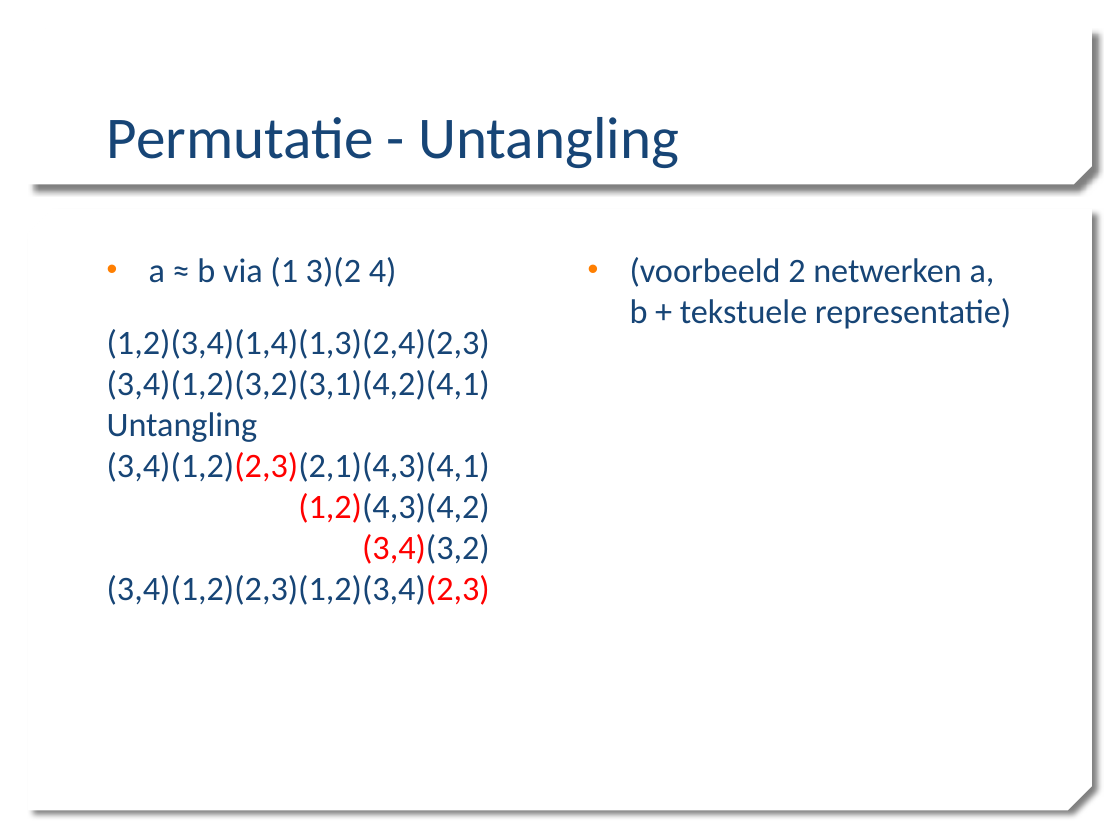
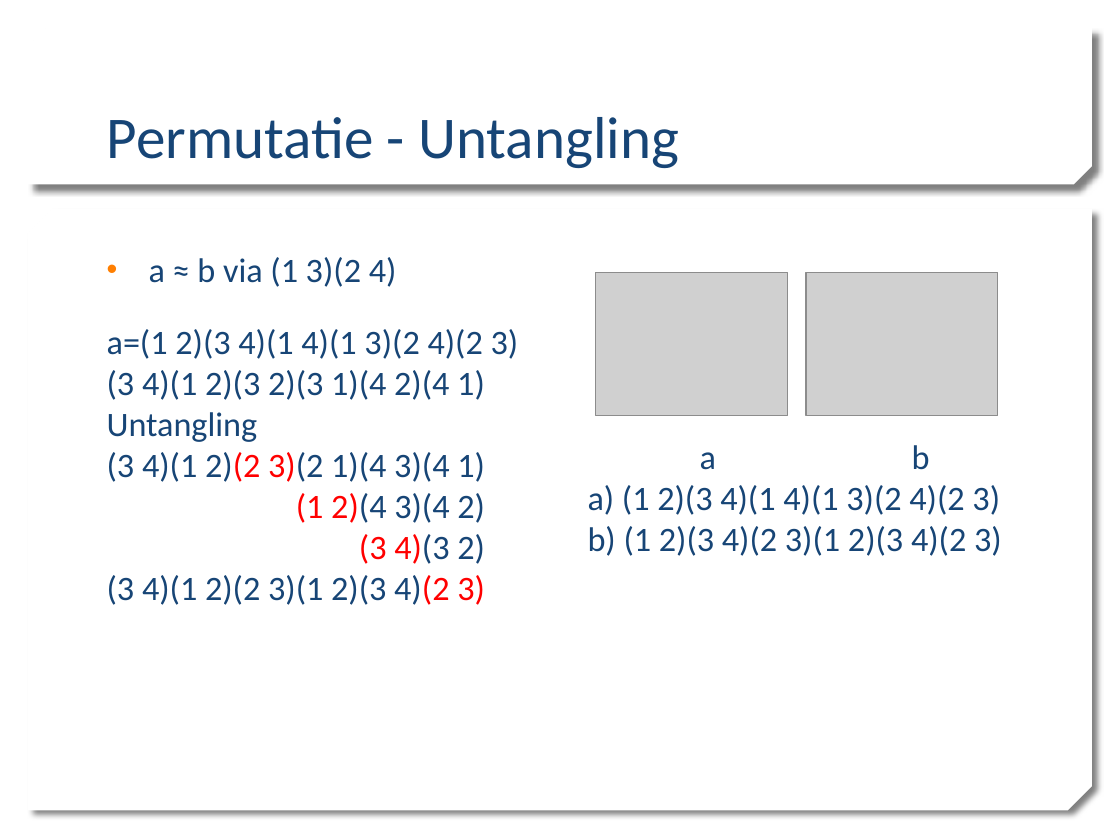
Before and after one commit to mdekempeneer/Research-Optimal-Size-Sorting-Networks, a slide deck: slide 11 of PPP1_WV.pptx. Drawn at 1120x840 pixels with LibreOffice and Linux fonts; fonts in the diff are those of the drawing; grey boxes stand for pictures; background and template pictures are left out. Boxes give left, top, right and bottom in pixels: in the first picture for what was removed or moved away, otherwise in the second. Text is boxed around its words. In the diff, an @@ line names an element or a change of style, - is before the commit and + after.

```diff
--- a/PPP1_WV.pptx
+++ b/PPP1_WV.pptx
@@ picture added at [596, 272, 787, 416] @@
@@ picture added at [806, 272, 998, 416] @@
@@ text at [107, 329, 519, 605]: text changed @@
-(1,2)(3,4)(1,4)(1,3)(2,4)(2,3)
-(3,4)(1,2)(3,2)(3,1)(4,2)(4,1)
-Untangling
-(3,4)(1,2)(2,3)(2,1)(4,3)(4,1)
-(3,4)(1,2)(2,3)(1,2)(4,3)(4,2)
-(3,4)(1,2)(2,3)(1,2)(3,4)(3,2)
-(3,4)(1,2)(2,3)(1,2)(3,4)(2,3)
+a=(1 2)(3 4)(1 4)(1 3)(2 4)(2 3)
+(3 4)(1 2)(3 2)(3 1)(4 2)(4 1)
+Untangling
+(3 4)(1 2)(2 3)(2 1)(4 3)(4 1)
+(3 4)(1 2)(2 3)(1 2)(4 3)(4 2)
+(3 4)(1 2)(2 3)(1 2)(3 4)(3 2)
+(3 4)(1 2)(2 3)(1 2)(3 4)(2 3)
@@ text at [588, 445, 1002, 556]: text changed @@
-• (voorbeeld 2 netwerken a, b + tekstuele representatie)
+a b
+a) (1 2)(3 4)(1 4)(1 3)(2 4)(2 3)
+b) (1 2)(3 4)(2 3)(1 2)(3 4)(2 3)
```
Also in this commit, not shown: 4 other slides changed.
